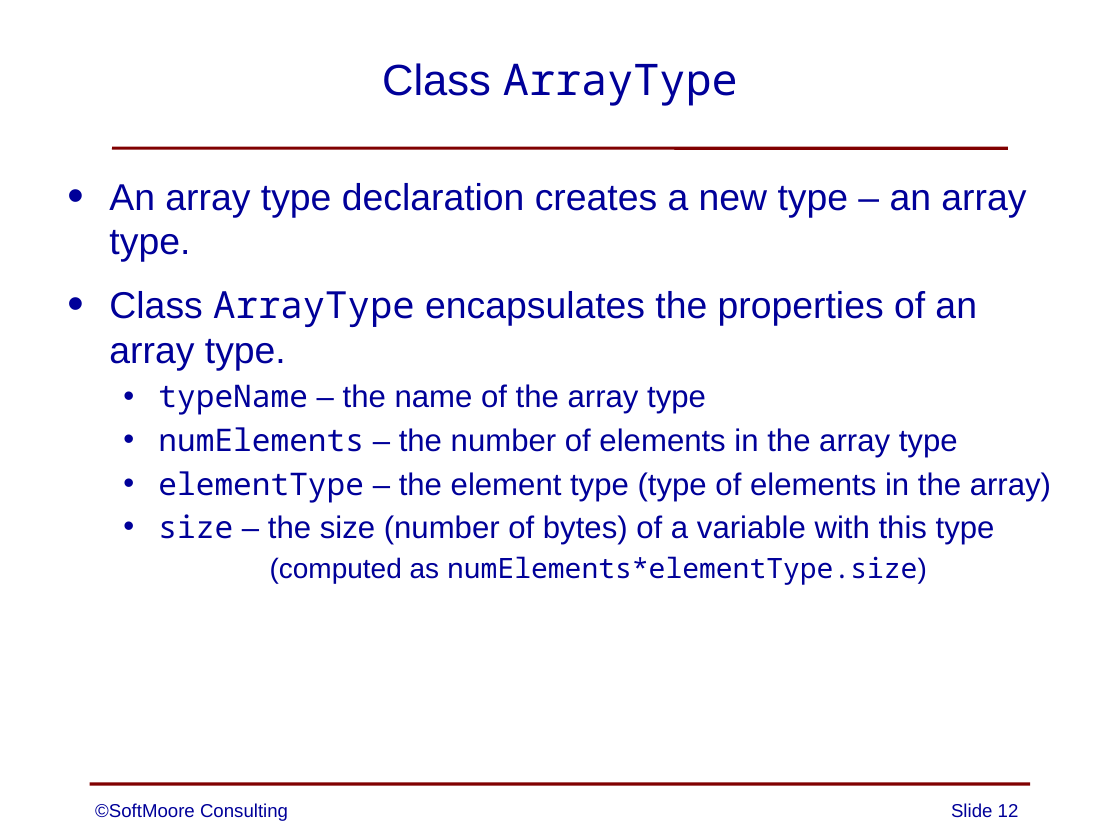
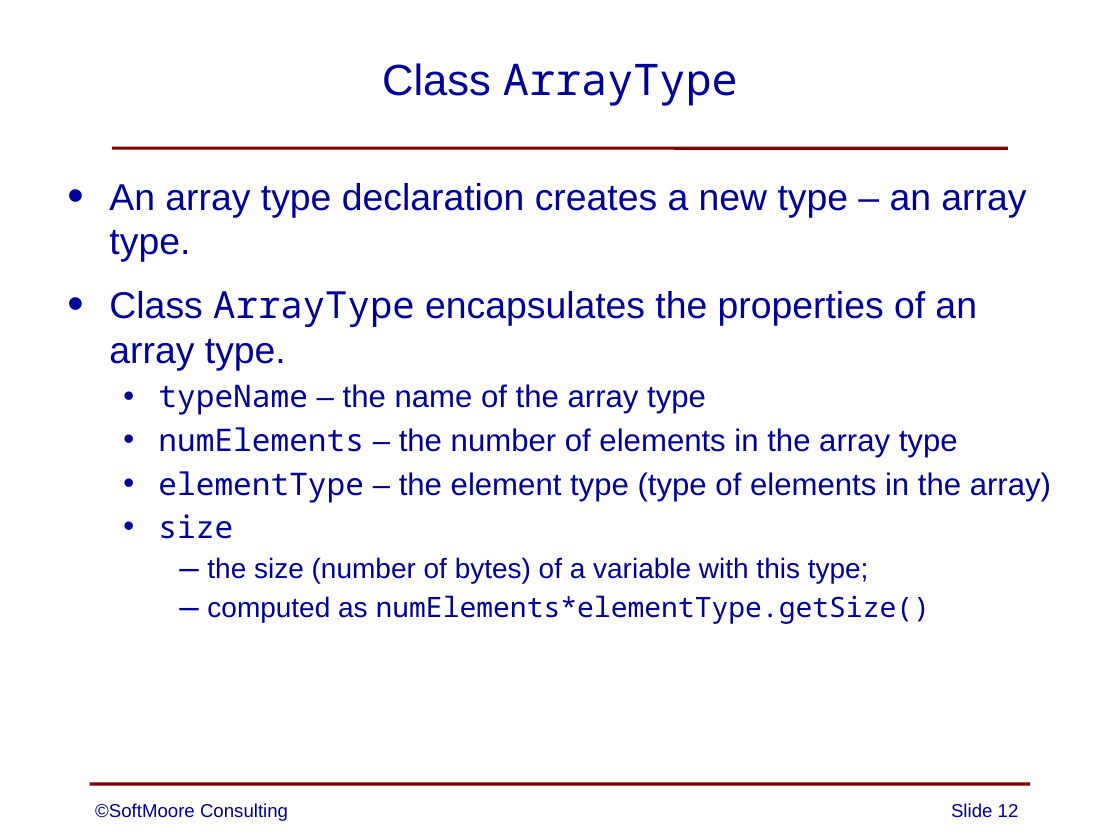
Before and after one commit to SoftMoore/CPRL-Java-3rd, a slide deck: slide 12 of PowerPoints/14 - Arrays.pptx. Drawn at 1120x840 pixels with LibreOffice and Linux fonts; fonts in the diff are those of the drawing. Boxes give left, top, right and bottom in pixels: in the first picture for what was removed or moved away, otherwise in the second. Text is boxed around its words. In the diff, an @@ line names an element or a change of style, - is before the commit and + after.

```diff
--- a/PowerPoints/14 - Arrays.pptx
+++ b/PowerPoints/14 - Arrays.pptx
@@ text at [158, 514, 930, 624]: text changed; size 20 to 18 pt @@
-  • size – the size (number of bytes) of a variable with this type
-    (computed as numElements*elementType.size)
+  • size
+    – the size (number of bytes) of a variable with this type;
+    – computed as numElements*elementType.getSize()
```
Also in this commit, not shown: 2 other slides changed.
